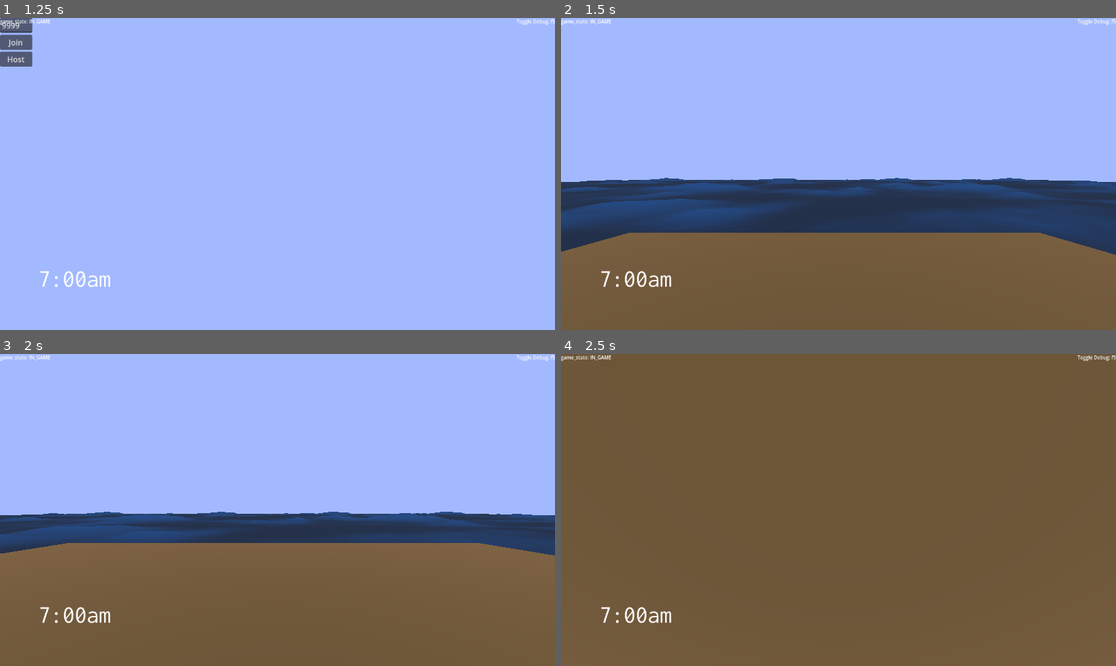
Above: before the commit, frames 1-4 (two rows, left to right).
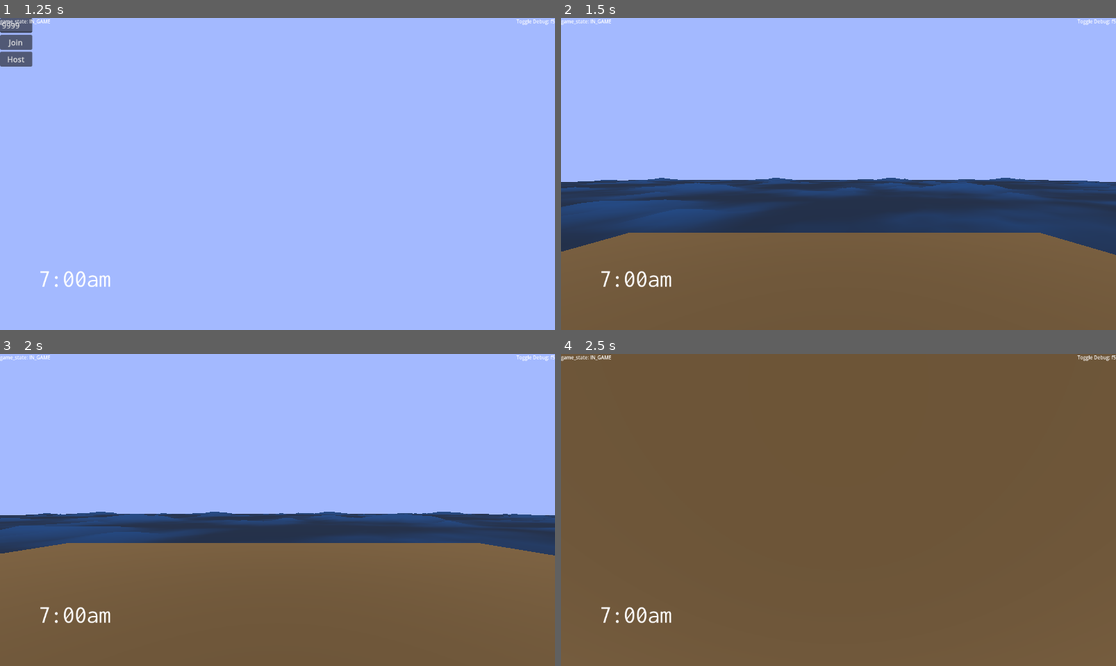
Above: after the commit, the same moments.

Repository: illogicalapple/open-water
Game: Godot game, scene res://scenes/start_menu.tscn
The game is run twice, just before and just after one commit, with the same random seed, the same clock (stepped at 60 frames per second) and the same inputs.
Inputs (mouse positions are in pixels of both pictures, inside the frame that each line leads up to):
- Up to frame 1 (1.25 s): click "start game" at 0.5 s
- Up to frame 2 (1.5 s): click "Host" at 1.25 s
- Up to frame 3 (2 s): no input
- Up to frame 4 (2.5 s): tap Enter at 2 s; move the mouse to (866, 510) at 2.02 s; hold W from 2.03 s (still down); tap Space at 2.27 s

Frame 1 is identical in both runs. In frame 2, 0.4% of the frame differs, in the area x 0-100%, y 51-64%; in frame 3, 0.5%, in the area x 0-100%, y 50-58%; in frame 4, nothing differs.

Commit message:
faster shader waves

Diff:
--- a/main.gdshader
+++ b/main.gdshader
@@ -2,7 +2,9 @@
 uniform sampler2D noise1: repeat_enable;
 uniform sampler2D noise2:repeat_enable;
 void vertex(){
-	vec2 pos =VERTEX.xz+vec2(TIME/10.0,TIME/1.0);
+	//vec2 pos =VERTEX.xz+vec2(TIME/10.0,TIME/1.0);
+	vec2 pos =VERTEX.xz+vec2(TIME/0.5,TIME/10.0);
+
 	vec4 noise1data=texture(noise1,pos/100.0);
 	vec4 noise2data=texture(noise2,pos/100.0);
 	float height=noise1data.r*noise2data.r;
